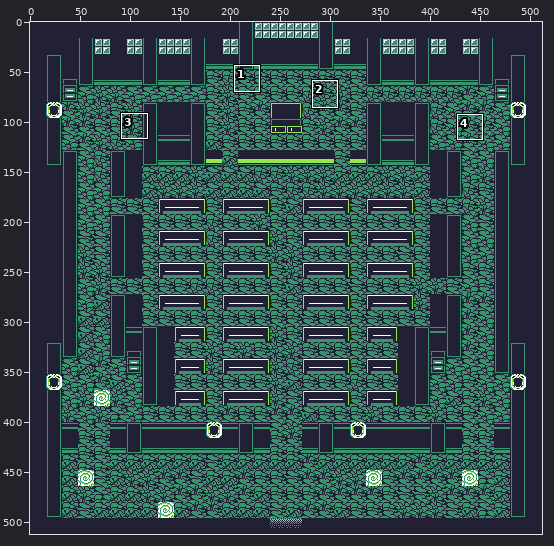
One commit to this pixel-art file: Assets/Aseprite/ChurchM.aseprite. Above: a wide view before the commit, with the close-up outlined.
Close-up. Before:
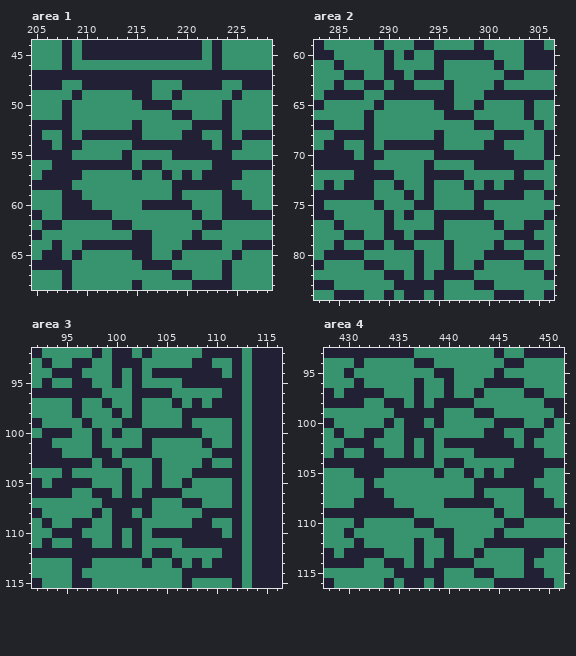
512x512 pixels, 1 frame. Shown: area 1: x 205..228, y 44..68; area 2: x 283..306, y 59..84; area 3: x 92..116, y 92..115; area 4: x 428..451, y 93..116. The commit also changed other parts of the picture, which this record leaves out.
New version:
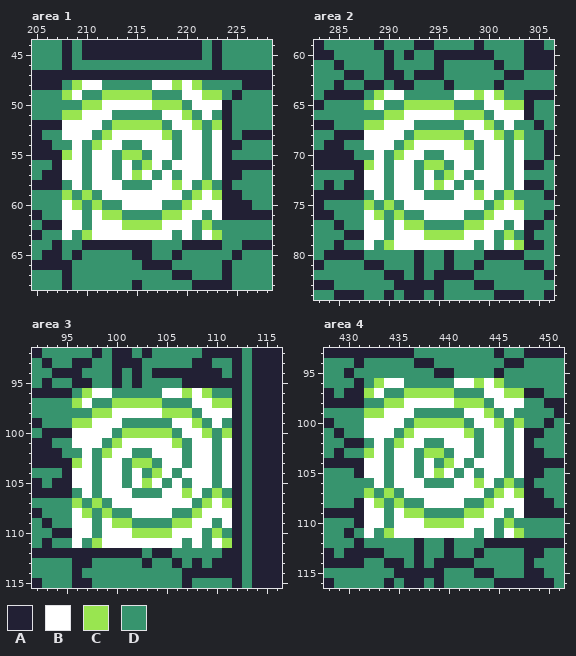
Palette (. is transparent): A #222034  B #ffffff  C #99e550  D #37946e
The exact change:
Changed rows in their new state; - is an unchanged pixel.
Area 1, layer "16":
first column x 208:
48 -CBBDDDDDBBCBCDD
49 CB--CCCCC--DBBCC
50 D-CCBBBBBCCC-BBB
51 CCBBB-----BBC-B-
52 BBBB-CCCCC-BBCDC
53 BBBDCBBBBBC-BB-B
54 DB-CBB-DBBBDBBDB
55 CB-BB-CC-BBDBBDB
56 BBDBBDB-CB-BBB-B
57 BB-BB-BCB-B-BBDB
58 DB-BBB---BBCBDCD
59 CDC-BBBBBBBB-CBC
60 BCDC--BBBBDDCBBB
61 BBDBCC----CCBB-B
62 BB-BBBCCCCBBB-CD
63 B-CBBBBBBBB-BDBC
Area 2, layer "16":
first column x 288:
64 -CBBDDDDDBBCBCDD
65 CB--CCCCC--DBBCC
66 D-CCBBBBBCCC-BBB
67 CCBBB-----BBC-B-
68 BBBB-CCCCC-BBCDC
69 BBBDCBBBBBC-BB-B
70 DB-CBB-DBBBDBBDB
71 CB-BB-CC-BBDBBDB
72 BBDBB-BDCB-BBB-B
73 BB-BB-BCB-B-BBDB
74 DB-BBBD--BBCBDCD
75 CDC-BBBBBBBB-CBC
76 BCDCD-BBBBDDCBBB
77 BBDBCC-D--CCBB-B
78 BBDBBBCCCCBBB-CD
79 BDCBBBBBBBB-BDBC
Area 3, layer "16":
first column x 96:
 96 DCBB--DDDBBCBC-D
 97 CB-DCCCCC-D-BBCC
 98 D-CCBBBBBCCCDBBB
 99 CCBBBDD---BBC-B-
100 BBBBDCCCCCDBBC-C
101 BBB-CBBBBBC-BB-B
102 -BDCBBDDBBB-BBDB
103 CB-BB-CCDBB-BB-B
104 BB-BBDB-CB-BBBDB
105 BB-BBDBCB-BDBB-B
106 -BDBBB-DDBBCB-C-
107 C-CDBBBBBBBBDCBC
108 BCDCDDBBBB--CBBB
109 BB-BCCD---CCBB-B
110 BB-BBBCCCCBBBDC-
111 BDCBBBBBBBBDBDBC
Area 4, layer "16":
first column x 432:
 96 -CBB-D--DBBCBCDD
 97 CB--CCCCC--DBBCC
 98 --CCBBBBBCCC-BBB
 99 CCBBBDDD--BBC-B-
100 BBBBDCCCCC-BBCDC
101 BBB-CBBBBBC-BB-B
102 DB-CBBD-BBBDBBDB
103 CB-BB-CC-BBDBBDB
104 BBDBBDB-CB-BBB-B
105 BB-BB-BCB-B-BBDB
106 DB-BBB---BBCBDCD
107 CDC-BBBBBBBB-CBC
108 BCDC--BBBBDDCBBB
109 BBDBCC----CCBB-B
110 BB-BBBCCCCBBB-CD
111 B-CBBBBBBBB-BDBC
